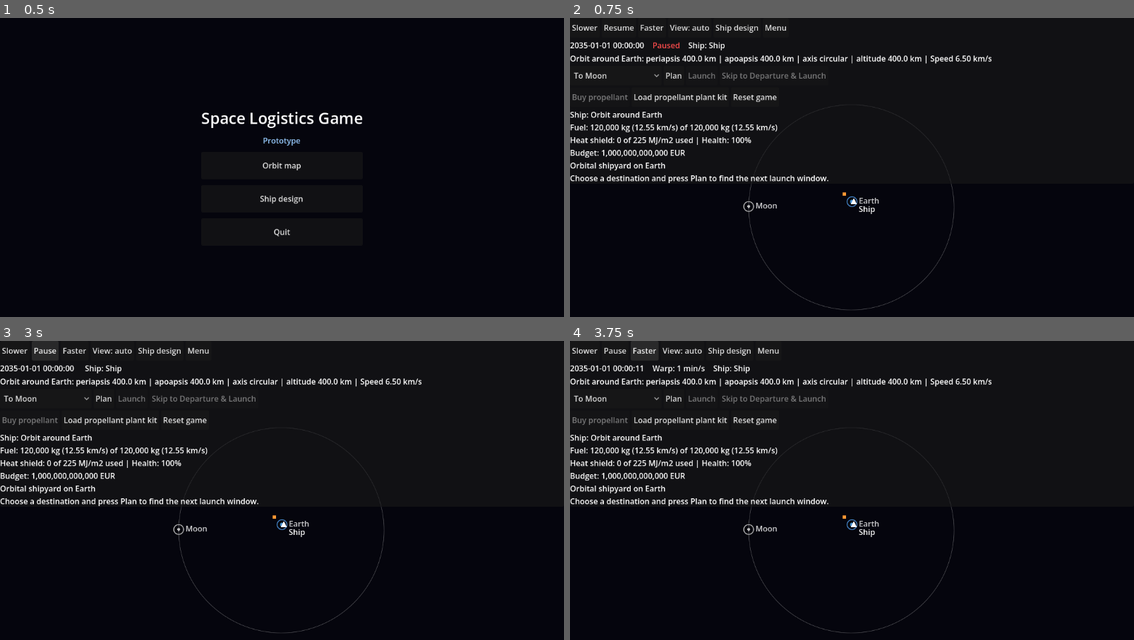
Above: before the commit, frames 1-4 (two rows, left to right).
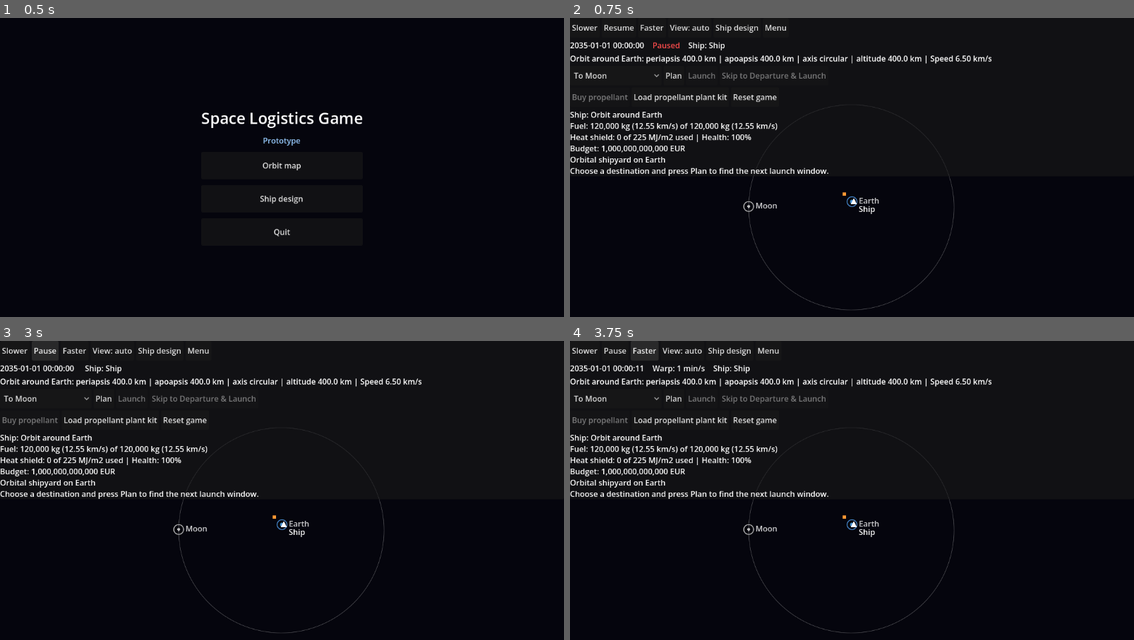
Above: after the commit, the same moments.

Repository: jonmakescars/asteroid-miner
Game: Godot game, scene res://menu.tscn
Same seed, same stepped clock (60 frames per second), same inputs: the game is played once before the commit and once after it.
Inputs:
- Up to frame 1 (0.5 s): no input
- Up to frame 2 (0.75 s): click "Orbit map" at 0.5 s
- Up to frame 3 (3 s): click "Reset game" at 1.25 s; click "Slower" at 2 s; click "Resume" at 2.75 s
- Up to frame 4 (3.75 s): click "Faster" at 3.5 s

Frame 1 is identical in both runs. In frame 2, 2.9% of the frame differs, in the area x 0-68%, y 35-56%; in frame 3, 2.9%; in frame 4, 2.9%.

Commit message:
Step 10n - Fixes related to burning up in the atmosphere, implemented crashing into the moon.

Diff:
--- a/scripts/aero_braking.gd
+++ b/scripts/aero_braking.gd
@@ -329,14 +329,17 @@
 	plan["outcome"] = "ok"
 	plan["outcome_text"] = ""
 	plan["warning"] = ""
-	if rp_alt < 0.0:
+	if rp_alt <= 0.0:
 		plan["outcome"] = "crash"
-		plan["outcome_text"] = "The periapsis of the target orbit (%.1f km) is below the surface: the ship will crash into %s." % [rp_alt, target["name"]]
+		plan["outcome_text"] = "The periapsis of the target orbit (%.1f km) is at or below the surface: the ship will crash into the surface of %s and be lost." % [rp_alt, target["name"]]
 	elif target.get("atmosphere") is Dictionary:
 		var atmosphere: Dictionary = target["atmosphere"]
 		if rp_alt < float(atmosphere["min_periapsis_altitude_km"]):
 			plan["outcome"] = "burn_up"
 			plan["outcome_text"] = "The periapsis of the target orbit (%.1f km) is deep inside the atmosphere of %s (below %.0f km): the ship will burn up." % [rp_alt, target["name"], float(atmosphere["min_periapsis_altitude_km"])]
+			var burn_aero: Dictionary = plan.get("aero", {})
+			if burn_aero.has("shield_after"):
+				burn_aero["shield_after"] = 0.0   # the ship burns up: nothing is left of the shield
 		elif rp_alt < interface_altitude_km(atmosphere):
 			plan["warning"] = "The periapsis of the target orbit (%.1f km) is inside the upper atmosphere of %s (below %.0f km): the orbit will decay." % [rp_alt, target["name"], interface_altitude_km(atmosphere)]
 
--- a/scripts/game_state.gd
+++ b/scripts/game_state.gd
@@ -47,6 +47,7 @@
 ## The target orbit the player chose for each destination body: {rp_alt_km, ra_alt_km, offset_deg}.
 static var target_orbits: Dictionary = {}
 static var message := ""
+static var ship_lost := false   # true once the ship has been lost: the screen draws no ship and no course
 static var lost_event: Dictionary = {}   # {text, burn}: set when the ship is lost; the screen shows it and clears it
 static var ship_name := "Ship"
 static var cargo: Array = []   # facility type ids of the kits the ship carries
@@ -136,6 +137,7 @@
 	shield_used_mj_m2 = 0.0
 	ship_health = 1.0
 	lost_event = {}
+	ship_lost = false
 	budget_eur = start_budget_eur
 	facilities = {}
 	for entry in start_facilities:
@@ -233,20 +235,26 @@
 				time_jd = maxf(time_jd, stop)
 				warp_index = AERO_WARP_INDEX
 				step = delta * float(WARP_STEPS[warp_index])
-		time_jd += step
+		var lost_at := _loss_time()
+		if lost_at > 0.0 and time_jd + step >= lost_at:
+			time_jd = maxf(time_jd, lost_at)   # stop exactly where the ship blows up
+		else:
+			time_jd += step
 	_decay_orbit()
 	var running := running_plan()
 	if not running.is_empty() and running["committed"]:
 		if not running["departure_done"] and time_jd >= float(running["t_dep"]):
 			running["departure_done"] = true
 			apply_burn(float(running["dv_departure"]))
-		if time_jd >= float(running.get("t_end", running["t_arr"])):
+		var lost_at_end := _loss_time()
+		var end_time := lost_at_end if lost_at_end > 0.0 else float(running.get("t_end", running["t_arr"]))
+		if time_jd >= end_time:
 			var aero: Dictionary = running.get("aero", {})
 			if str(running.get("outcome", "ok")) != "ok":
 				# The planner only warned about this; now it happens. (Placeholder rules: the ship is wrecked.)
 				ship_health = 0.0
-				message = "Ship lost near %s: %s" % [running["target_name"], running["outcome_text"]]
-				_lose_ship(message, bodies[str(running["target_id"])].get("atmosphere") is Dictionary)
+				message = _lost_text(str(running["outcome"]), str(running["target_name"]))
+				_lose_ship(message, str(running["outcome"]) != "crash" and bodies[str(running["target_id"])].get("atmosphere") is Dictionary)
 			else:
 				apply_burn(float(running["dv_arrival"]))
 				message = "Arrived at %s." % running["target_name"]
@@ -262,7 +270,20 @@
 ## axis of the orbit, the current altitude and the speed relative to the body (the airspeed while the ship is
 ## in the atmosphere).
 static func orbit_status_text() -> String:
+	if ship_lost:
+		return "Ship lost."
 	var leg: Dictionary = legs[leg_index_at(time_jd)]
+	if leg["kind"] == "transfer":
+		# On the way, but inside the local view of another body (leaving or approaching it): the altitude and the speed
+		# relative to that body, not the numbers of the transfer orbit around the Sun.
+		var near_id := smallest_view(time_jd)
+		if near_id != str(leg["parent"]) and near_id != "sun":
+			var dt := 60.0 / 86400.0
+			var near_speed := (ship_rel(near_id, time_jd + dt) - ship_rel(near_id, time_jd - dt)).length() / 120.0
+			var near_altitude := ship_rel(near_id, time_jd).length() - float(bodies[near_id]["radius_km"])
+			var closing := ship_rel(near_id, time_jd + dt).length() < ship_rel(near_id, time_jd - dt).length()
+			var verb := "Approaching " if closing else "Leaving "
+			return "%s%s: altitude %s km | Speed %.2f km/s (relative to %s)" % [verb, str(bodies[near_id]["name"]), _km_text(near_altitude), near_speed, str(bodies[near_id]["name"])]
 	var frame := str(leg["parent"])
 	var body: Dictionary = bodies[frame]
 	var segment: Dictionary = leg["segment"]
@@ -320,10 +341,40 @@
 
 # ---------------------------------------------------------------- orbit decay
 
+## The text shown after the ship was lost on arrival (past tense; the planner's own texts speak of the future).
+static func _lost_text(outcome: String, target_name: String) -> String:
+	match outcome:
+		"crash":
+			return "The ship crashed into the surface of %s and was lost." % target_name
+		"burn_up":
+			return "Ship lost: it burned up in the atmosphere of %s because the periapsis of the target orbit was too deep." % target_name
+		"too_slow":
+			return "Ship lost: it slowed down too much in the atmosphere of %s and could not get out of it again." % target_name
+	return "Ship lost: it was too fast to be captured by %s and flew past." % target_name
+
+
+## When the ship of the running plan blows up (crash or burn-up in the target orbit): the first time it reaches the
+## periapsis of the target orbit (the end of the capture is when it would have finished the manoeuvre). -1 if the
+## plan does not end in a loss of that kind.
+static func _loss_time() -> float:
+	var running := running_plan()
+	if running.is_empty() or not running["committed"] or ship_lost:
+		return -1.0
+	if not str(running.get("outcome", "ok")) in ["crash", "burn_up"]:
+		return -1.0
+	var captures: Array = running.get("capture_legs", [])
+	if captures.is_empty():
+		return -1.0
+	var segment: Dictionary = captures[captures.size() - 1]["segment"]
+	var to_periapsis_deg := fposmod(-float(segment["mean_anomaly_deg"]), 360.0)
+	return float(segment["epoch_jd"]) + to_periapsis_deg / float(segment["mean_motion_deg_per_day"])
+
+
 ## Records that the ship was lost: time stops and the screen shows the loss (with the burning-up animation
 ## when it happened in an atmosphere).
 static func _lose_ship(text: String, burn: bool) -> void:
 	lost_event = {"text": text, "burn": burn}
+	ship_lost = true
 	paused = true
 
 const DECAY_MAX_STEPS := 60       # the decay is simulated in at most this many groups of passes
@@ -405,6 +456,8 @@
 ## Carries out the passes of the decay that are over: the orbit gets lower, the shield takes the heat, and
 ## at the end the ship is lost.
 static func _decay_orbit() -> void:
+	if ship_lost:
+		return
 	var leg: Dictionary = legs[leg_index_at(time_jd)]
 	if leg["kind"] != "orbit":
 		return
--- a/scripts/orbit_view.gd
+++ b/scripts/orbit_view.gd
@@ -49,7 +49,7 @@
 var picker_origin := ""         # the body the picker was filled for
 
 var bar: TopBar
-var info_label: Label
+var info_label: RichTextLabel
 var target_picker: OptionButton
 var plan_button: Button
 var launch_button: Button
@@ -202,7 +202,11 @@
 	warning_label.autowrap_mode = TextServer.AUTOWRAP_WORD_SMART
 	warning_label.add_theme_color_override("font_color", Color(1.0, 0.55, 0.3))
 	bar.box.add_child(warning_label)
-	info_label = Label.new()
+	info_label = RichTextLabel.new()   # rich text so that single lines can be coloured
+	info_label.bbcode_enabled = true
+	info_label.fit_content = true
+	info_label.scroll_active = false
+	info_label.mouse_filter = Control.MOUSE_FILTER_IGNORE
 	info_label.size_flags_horizontal = Control.SIZE_EXPAND_FILL
 	info_label.autowrap_mode = TextServer.AUTOWRAP_WORD_SMART
 	bar.box.add_child(info_label)
@@ -659,7 +663,7 @@
 	bar.set_design_visible(GameState.design_available(frame_id))
 	bar.set_view_text("View: " + str(frames[frame_index]))
 	bar.refresh()
-	info_label.text = _info_text()
+	info_label.text = _info_bbcode(_info_text())
 
 
 func _span_text(days: float) -> String:
@@ -691,9 +695,11 @@
 		lines.append("Heat %.0f MJ/m2 | peak %.1f g | peak heating %.1f MW/m2" % [
 				float(aero["heat"]), float(aero["peak_g"]), float(aero["peak_flux"])])
 	if aero.get("enabled", false) and aero.has("shield_after"):
-		lines.append("Heat shield capacity: %.0f%% now, %.0f%% after the passes" % [
+		# Below the reserve the planner keeps (20%), the line has the colour of the warnings.
+		var low_shield: bool = float(aero["shield_after"]) < 1.0 - AeroBraking.HEAT_MARGIN
+		lines.append((WARNING_MARK if low_shield else "") + "Heat shield capacity: %.0f%% now, %.0f%% after the passes" % [
 				float(aero["shield_before"]) * 100.0, float(aero["shield_after"]) * 100.0])
-		if aero["outcome"] == "ok":
+		if aero["outcome"] == "ok" and str(plan.get("outcome", "ok")) == "ok":
 			if float(aero["shield_after"]) <= 0.0 or float(aero["heat"]) > float(aero["shield_before"]) * AeroBraking.shield_capacity_mj_m2(GameState.ship_shield_cm):
 				lines.append("Warning: the heat shield will be used up and the ship will be damaged.")
 			elif float(aero["peak_g"]) > AeroBraking.G_LIMIT:
@@ -706,6 +712,18 @@
 	if str(plan.get("warning", "")) != "":
 		lines.append("Warning: " + str(plan["warning"]))
 	return lines
+
+
+const WARNING_MARK := "\u0001"   # at the start of an info line: draw the line in the colour of the warnings
+
+## The info text as bbcode: brackets of the text are escaped, lines that start with WARNING_MARK are coloured.
+func _info_bbcode(text: String) -> String:
+	var out: PackedStringArray = []
+	for line in text.split("\n"):
+		var colored: bool = line.begins_with(WARNING_MARK)
+		var shown: String = line.trim_prefix(WARNING_MARK).replace("[", "[lb]")
+		out.append("[color=#ff8c4d]%s[/color]" % shown if colored else shown)
+	return "\n".join(out)
 
 
 func _info_text() -> String:
@@ -799,7 +817,7 @@
 		ring_segment = morph["segment"]
 	elif leg["parent"] == frame_id:
 		ring_segment = leg["segment"]
-	if not ring_segment.is_empty():
+	if not ring_segment.is_empty() and not GameState.ship_lost:
 		var ring := PackedVector2Array()
 		for point in Kepler.orbit_points(ring_segment, 64):
 			ring.append(_to_screen(point, centre, px_per_km))
@@ -810,6 +828,8 @@
 		var segment := Kepler.segment_at(bodies[kid_id]["orbit_segments"], time_jd)
 		_draw_body(kid_id, _to_screen(Kepler.position_at(segment, time_jd), centre, px_per_km), px_per_km)
 
+	if GameState.ship_lost:
+		return   # the ship and its course are gone
 	var ship_local := GameState.ship_rel(frame_id, time_jd)
 	var p := _to_screen(ship_local, centre, px_per_km)
 	draw_colored_polygon(PackedVector2Array([p + Vector2(0, -7), p + Vector2(6, 5), p + Vector2(-6, 5)]), Color.WHITE)
Not shown, changed: data/DATA_NOTES.md
Not shown, added: step10m-burnup.zip
Not shown, added: step10n-status.zip
